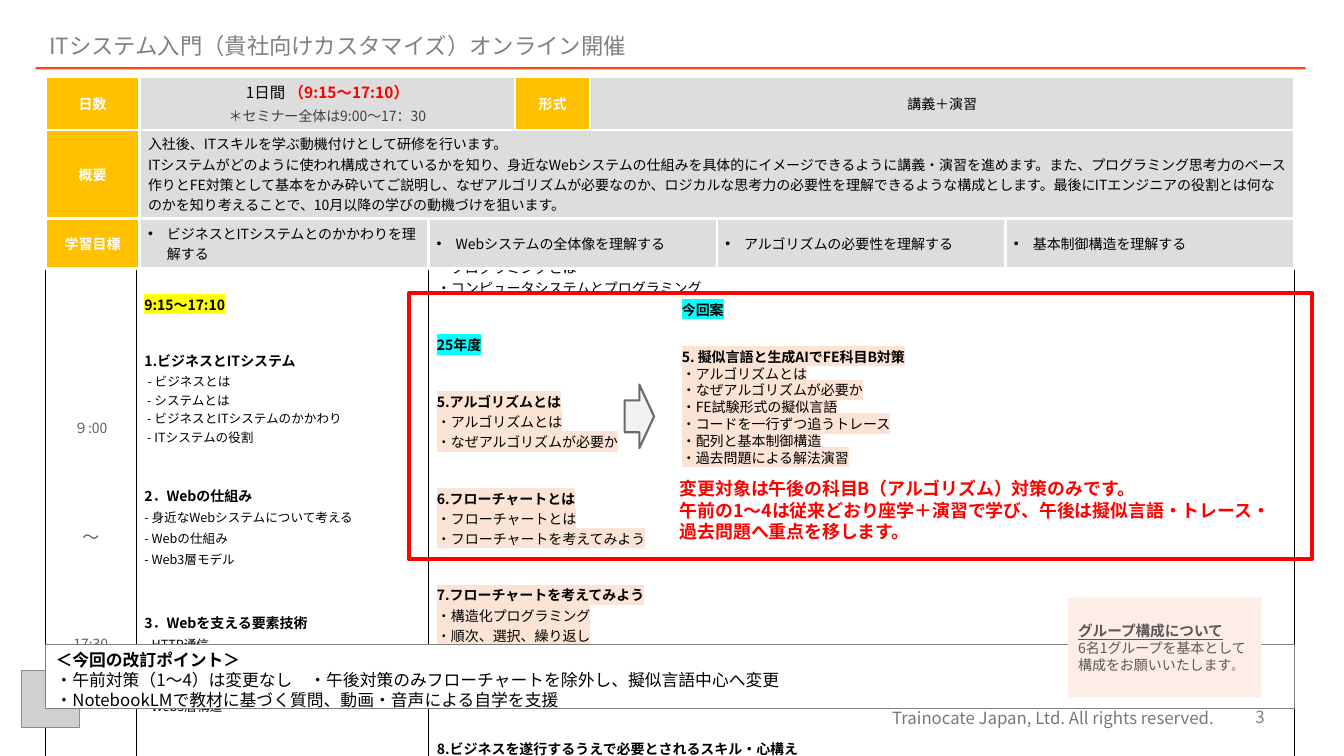
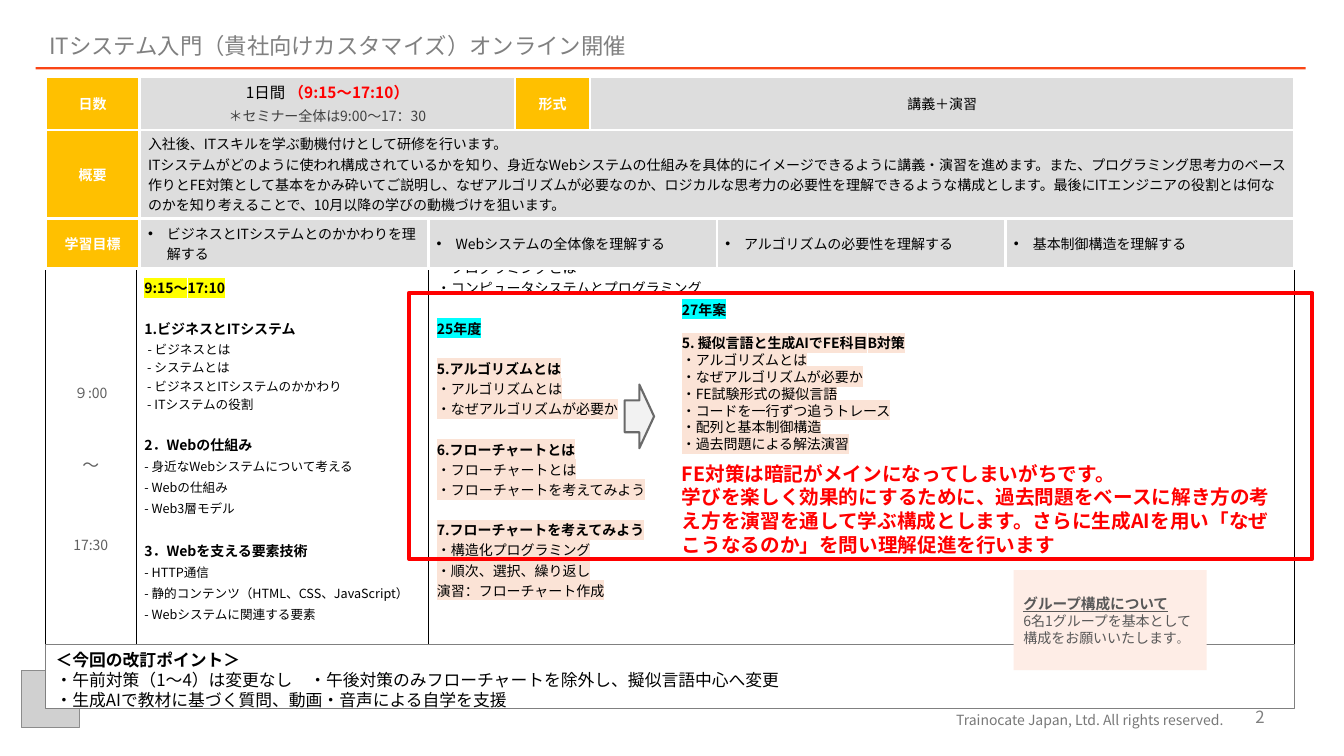
Before and after one commit to juyeongjung1/FETaisaku, a slide deck: slide 2 of output/pptx/NIT様_内定者研修_カリキュラム改訂ご提案.pptx (slide 3 before the commit). Drawn at 1344x756 pixels with LibreOffice and Linux fonts; fonts in the diff are those of the drawing; grey boxes stand for pictures; background and template pictures are left out. Boxes give left, top, right and bottom in pixels: in the first picture for what was removed or moved away, otherwise in the second. Text is boxed around its words. In the diff, an @@ line names an element or a change of style, - is before the commit and + after.

```diff
--- a/output/pptx/NIT様_内定者研修_カリキュラム改訂ご提案.pptx
+++ b/output/pptx/NIT様_内定者研修_カリキュラム改訂ご提案.pptx
@@ table at (45,234,1295,703) @@
-row 1, column 2: 9:00～9:15 NIT様講話 / 9:15～17:10 / 1.ビジネスとITシステム / - ビジネスとは / - システムとは / - ビジネスとITシステムのかかわり / - ITシステムの役割 / 2．Webの仕組み / - 身近なWebシステムについて考える / - Webの仕組み / - Web3層モデル / 3．Webを支える要素技術 / - HTTP通信 / - 静的コンテンツ（HTML、CSS、JavaScript） / - Webシステムに関連する要素 / - Web3層構造
+row 1, column 2: 9:00～9:15 NIT様講話 / 9:15～17:10 / 1.ビジネスとITシステム / - ビジネスとは / - システムとは / - ビジネスとITシステムのかかわり / - ITシステムの役割 / 2．Webの仕組み / - 身近なWebシステムについて考える / - Webの仕組み / - Web3層モデル / 3．Webを支える要素技術 / - HTTP通信 / - 静的コンテンツ（HTML、CSS、JavaScript） / - Webシステムに関連する要素
-row 1, column 3: 4. プログラミングとは / ・プログラミングとは / ・コンピュータシステムとプログラミング / 25年度 / 5.アルゴリズムとは / ・アルゴリズムとは / ・なぜアルゴリズムが必要か / 6.フローチャートとは / ・フローチャートとは / ・フローチャートを考えてみよう / 7.フローチャートを考えてみよう / ・構造化プログラミング / ・順次、選択、繰り返し / 演習：フローチャート作成 / 8.ビジネスを遂行するうえで必要とされるスキル・心構え / - ITエンジニアの役割 / 17:10～17:30 NIT様より連絡事項
+row 1, column 3: 4. プログラミングとは / ・プログラミングとは / ・コンピュータシステムとプログラミング / 25年度 / 5.アルゴリズムとは / ・アルゴリズムとは / ・なぜアルゴリズムが必要か / 6.フローチャートとは / ・フローチャートとは / ・フローチャートを考えてみよう / 7.フローチャートを考えてみよう / ・構造化プログラミング / ・順次、選択、繰り返し / 演習：フローチャート作成 / 8.ビジネスを遂行するうえで必要とされるスキル・心構え / - ITエンジニアの役割 17:10～17:30 NIT様より連絡事項
@@ text at (682,303,726,317): text changed @@
-今回案
+27年案
@@ text at (682,464,1270,554): text changed; size 12.8 to 14 pt @@
-変更対象は午後の科目B（アルゴリズム）対策のみです。
-午前の1〜4は従来どおり座学＋演習で学び、午後は擬似言語・トレース・過去問題へ重点を移します。
+FE対策は暗記がメインになってしまいがちです。
+学びを楽しく効果的にするために、過去問題をベースに解き方の考え方を演習を通して学ぶ構成とします。さらに生成AIを用い「なぜこうなるのか」を問い理解促進を行います
@@ rectangle "グループ構成について 6名1グループを基本として": place and size @@
-rectangle "グループ構成について 6名1グループを基本として" at (1069,598,1262,698)
+rectangle "グループ構成について 6名1グループを基本として" at (1014,571,1208,670)
@@ text in rectangle at (56,692,507,711): text changed @@
-・NotebookLMで教材に基づく質問、動画・音声による自学を支援
+・生成AIで教材に基づく質問、動画・音声による自学を支援
@@ text "Trainocate Japan, Ltd. All rights ...": place and size @@
-text "Trainocate Japan, Ltd. All rights ..." at (892,708,1214,728)
+text "Trainocate Japan, Ltd. All rights ..." at (956,714,1224,729)
@@ text "Trainocate Japan, Ltd. All rights ..." at (956,714,1224,729): size 12 to 10 pt @@
@@ page number at (1255,708,1264,723): text changed @@
-3
+2
```
Also in this commit, not shown: 4 other slides changed, 2 slides added, 1 slide removed, 3 other files.
